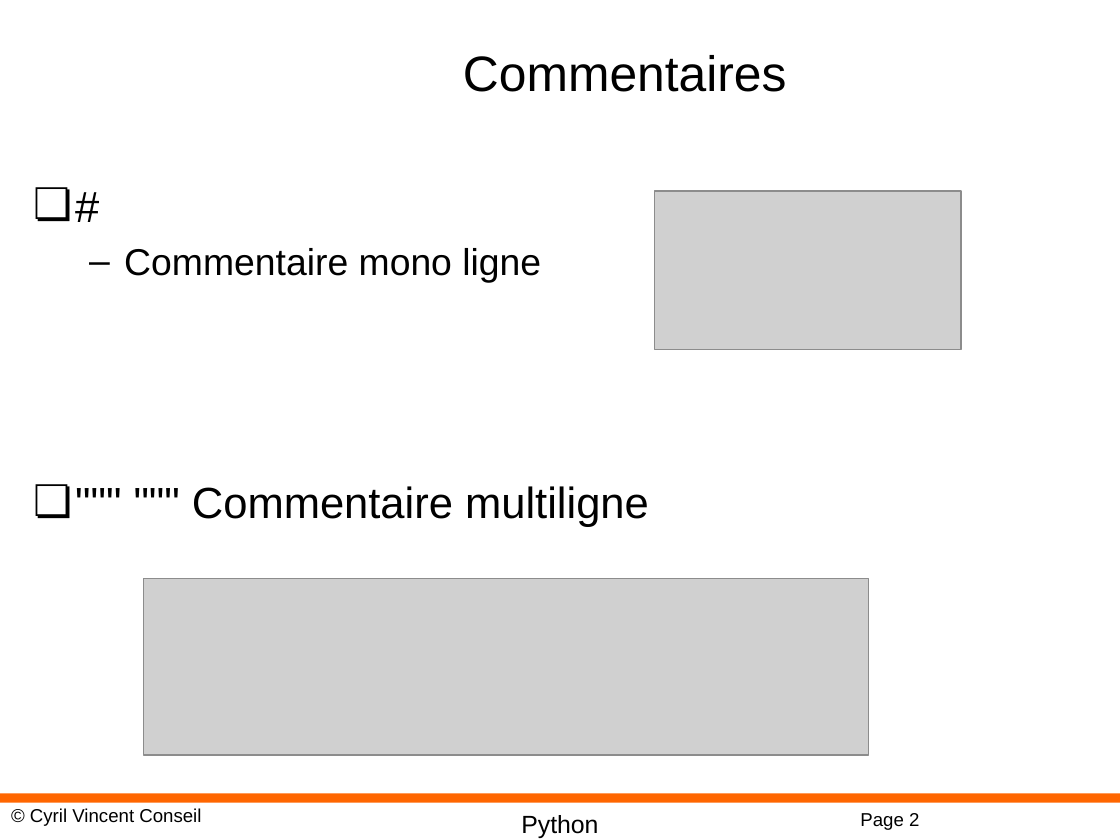
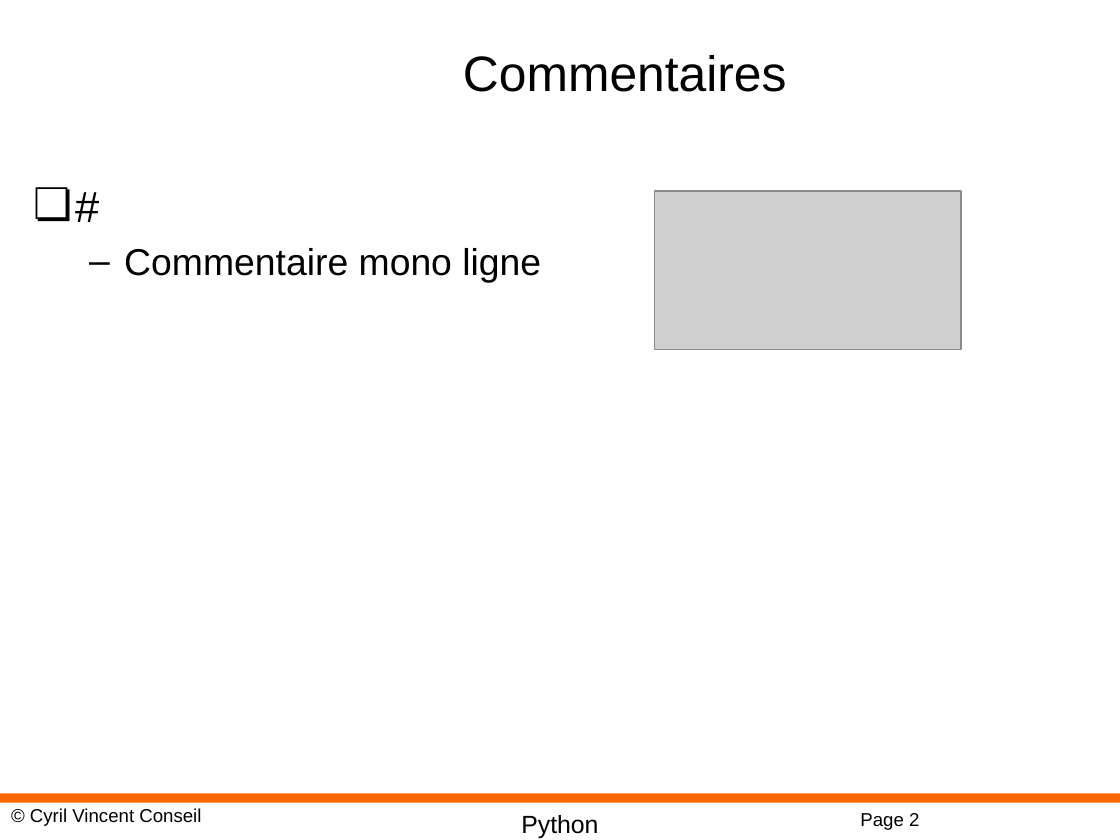
Before and after one commit to cyrilvincent/python, a slide deck: slide 2 of ppt/Python02-Variables.pptx. Drawn at 1120x840 pixels with LibreOffice and Linux fonts; fonts in the diff are those of the drawing; grey boxes stand for pictures; background and template pictures are left out. Boxes give left, top, right and bottom in pixels: in the first picture for what was removed or moved away, otherwise in the second. Text is boxed around its words. In the diff, an @@ line names an element or a change of style, - is before the commit and + after.

```diff
--- a/ppt/Python02-Variables.pptx
+++ b/ppt/Python02-Variables.pptx
@@ text at box(192, 486, 649, 527): paragraph removed @@
-❏ """ """ Commentaire multiligne
@@ picture removed at box(143, 579, 869, 755) @@
```
Also in this commit, not shown: 2 other files.
